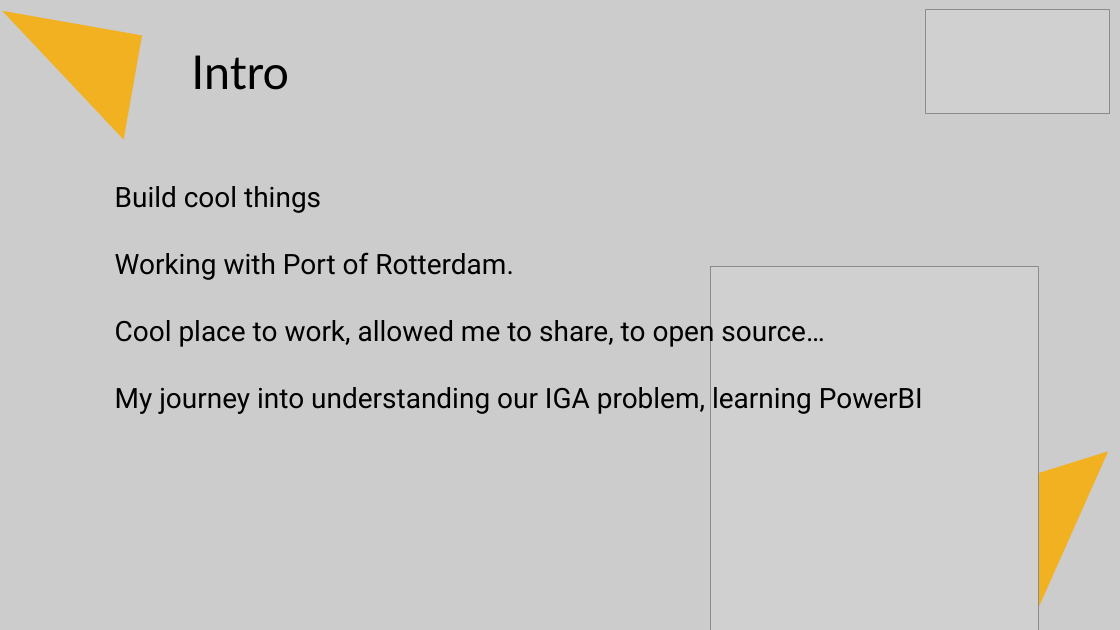
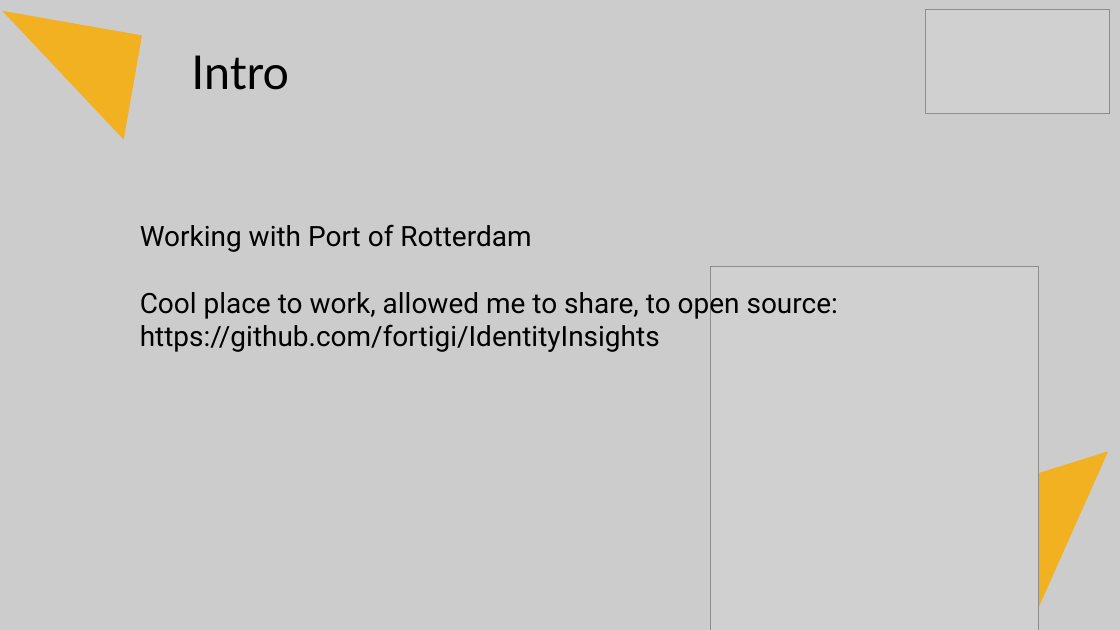
Before and after one commit to Fortigi/IdentityInsights, a slide deck: slide 4 of Presentation/Identity Insights.pptx. Drawn at 1120x630 pixels with LibreOffice and Linux fonts; fonts in the diff are those of the drawing; grey boxes stand for pictures. Boxes give left, top, right and bottom in pixels: in the first picture for what was removed or moved away, otherwise in the second. Text is boxed around its words. In the diff, an @@ line names an element or a change of style, - is before the commit and + after.

```diff
--- a/Presentation/Identity Insights.pptx
+++ b/Presentation/Identity Insights.pptx
@@ text at box(140, 224, 838, 352): text changed @@
-Build cool things
-Working with Port of Rotterdam.
-Cool place to work, allowed me to share, to open source…
-My journey into understanding our IGA problem, learning PowerBI
+Working with Port of Rotterdam
+Cool place to work, allowed me to share, to open source:
+https://github.com/fortigi/IdentityInsights
```
Also in this commit, not shown: 14 other slides changed, 16 slides added, 2 slides removed.
